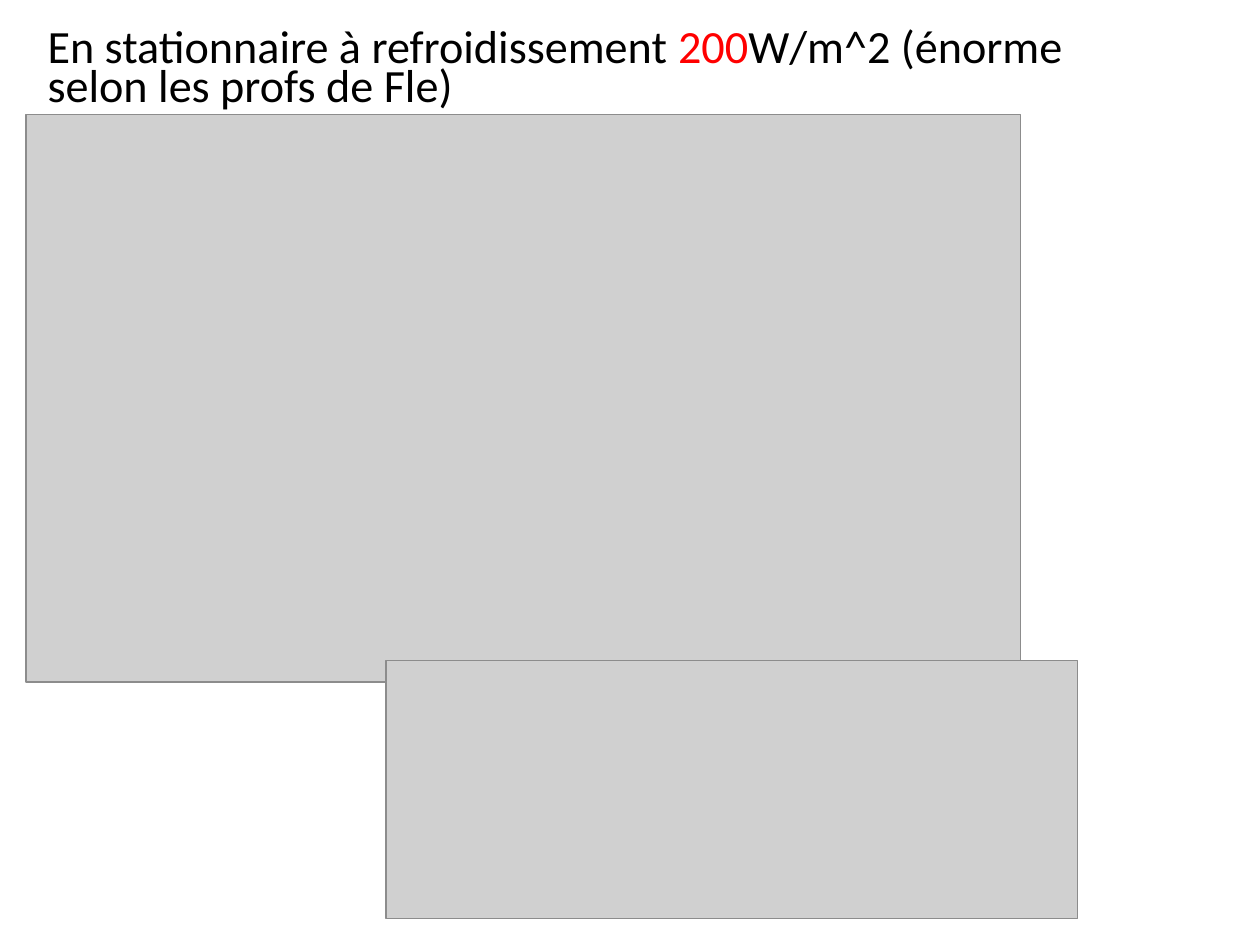
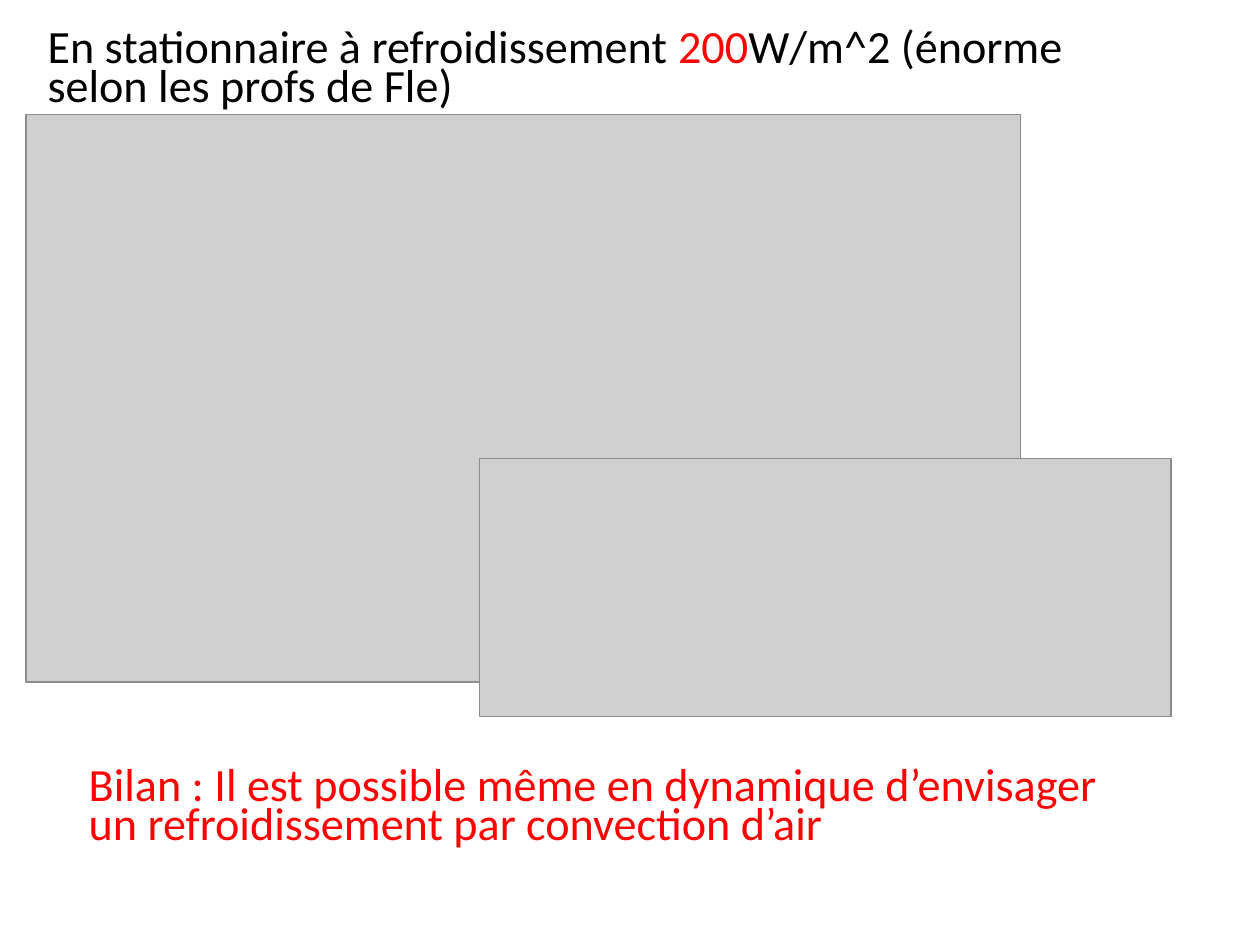
Before and after one commit to EOSCogniton/Bench01-EPSA, a slide deck: slide 7 of 01-Maquettes Primitives/refroidissement_res/Evaluation refroidissement banc BASTIE.pptx. Drawn at 1260x945 pixels with LibreOffice and Linux fonts; fonts in the diff are those of the drawing; grey boxes stand for pictures. Boxes give left, top, right and bottom in pixels: in the first picture for what was removed or moved away, otherwise in the second. Text is boxed around its words. In the diff, an @@ line names an element or a change of style, - is before the commit and + after.

```diff
--- a/01-Maquettes Primitives/refroidissement_res/Evaluation refroidissement banc BASTIE.pptx
+++ b/01-Maquettes Primitives/refroidissement_res/Evaluation refroidissement banc BASTIE.pptx
@@ picture: place and size @@
-picture at bbox=[386, 660, 1077, 919]
+picture at bbox=[480, 459, 1172, 717]
@@ text added at bbox=[89, 768, 1096, 848], 26.4 pt, text #FF0000 @@
+Bilan : Il est possible même en dynamique d’envisager un refroidissement par convection d’air
```
Also in this commit, not shown: 3 other slides changed, 4 slides added, 1 slide removed.
